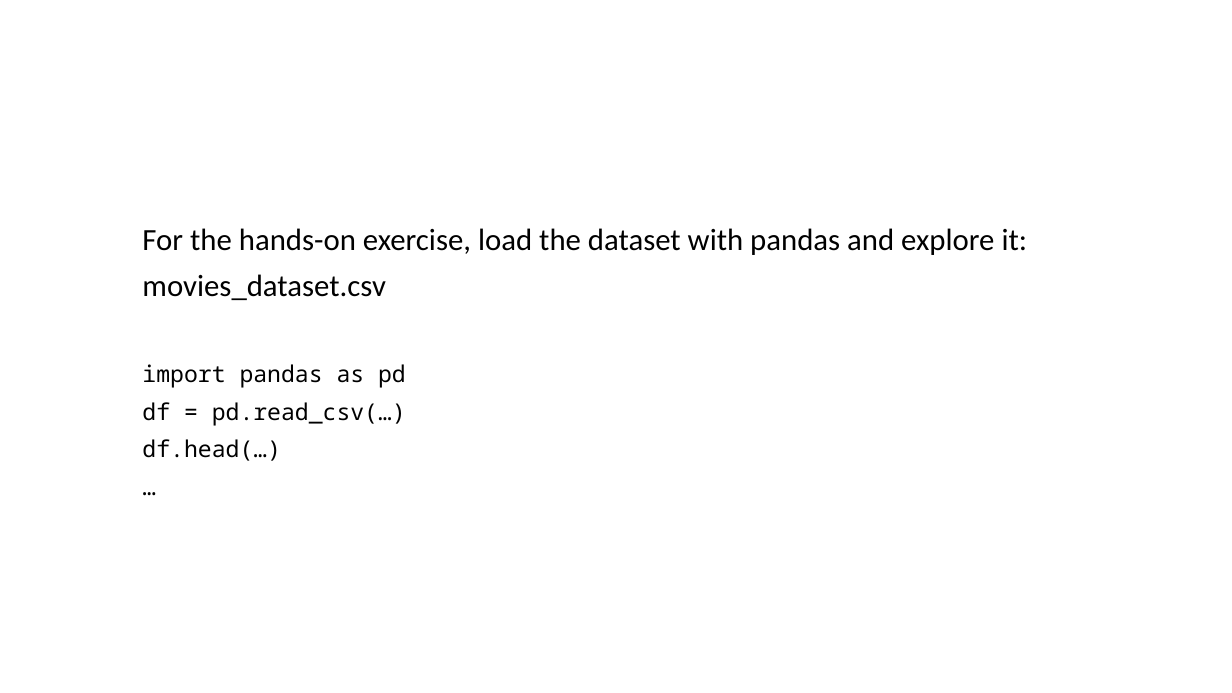
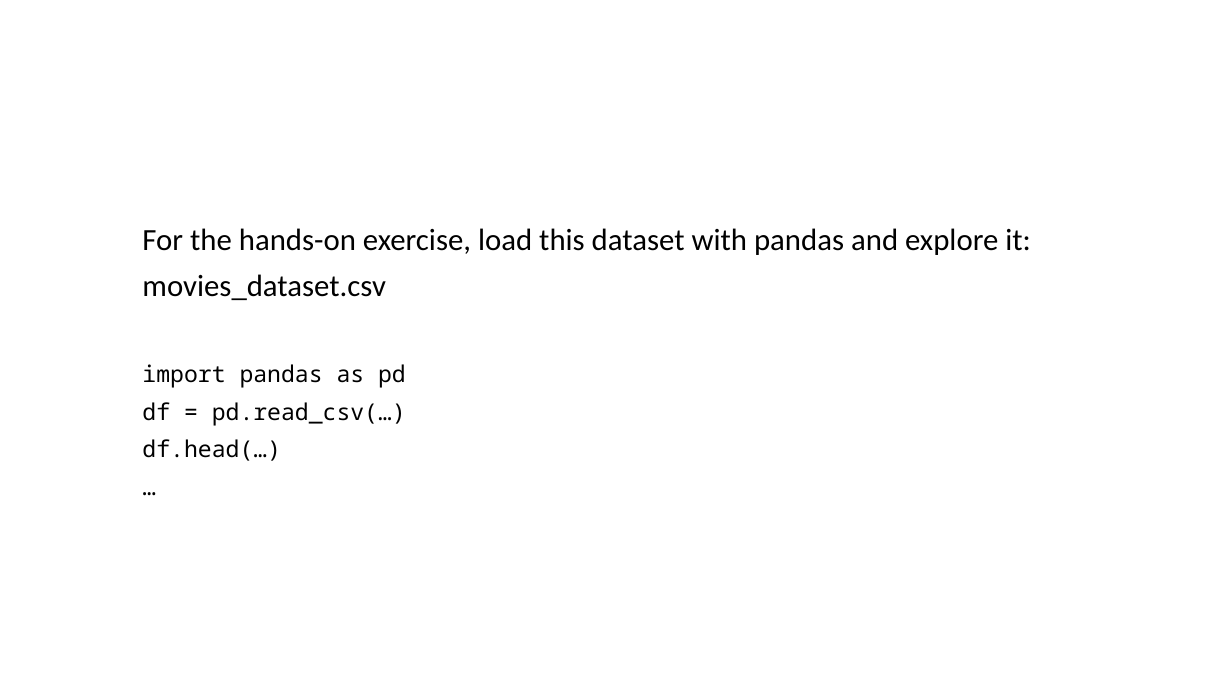
Before and after one commit to btitze/python-course, a slide deck: slide 11 of data_handling_and_analysis/Python Workshop - Data Handling and Analysis.pptx. Drawn at 1232x693 pixels with LibreOffice and Linux fonts; fonts in the diff are those of the drawing. Boxes give left, top, right and bottom in pixels: in the first picture for what was removed or moved away, otherwise in the second. Text is boxed around its words. In the diff, an @@ line names an element or a change of style, - is before the commit and + after.

```diff
--- a/data_handling_and_analysis/Python Workshop - Data Handling and Analysis.pptx
+++ b/data_handling_and_analysis/Python Workshop - Data Handling and Analysis.pptx
@@ text at <box>142,228,1031,255</box>: text changed @@
-For the hands-on exercise, load the dataset with pandas and explore it:
+For the hands-on exercise, load this dataset with pandas and explore it:
```
Also in this commit, not shown: 6 other slides changed, 9 other files.
